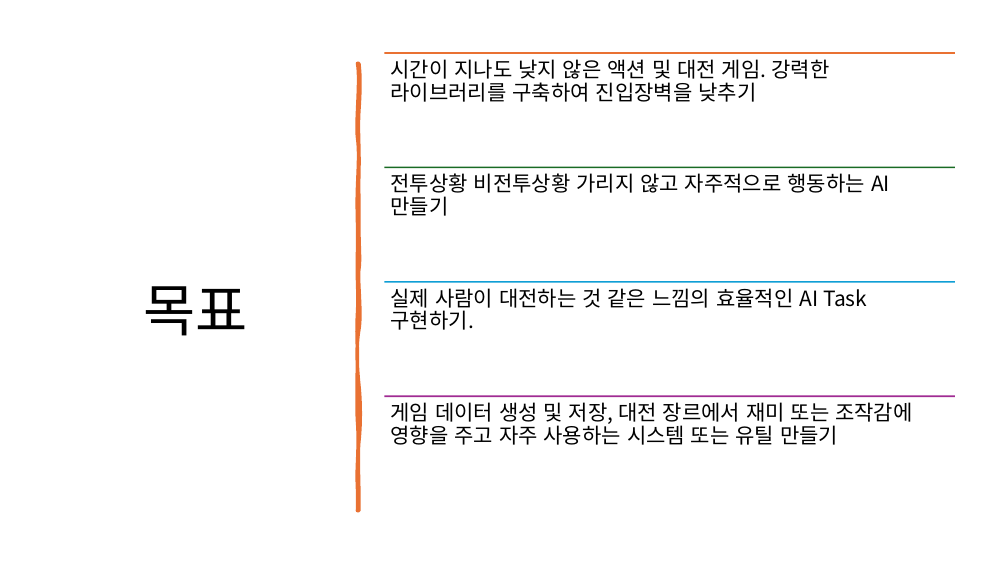
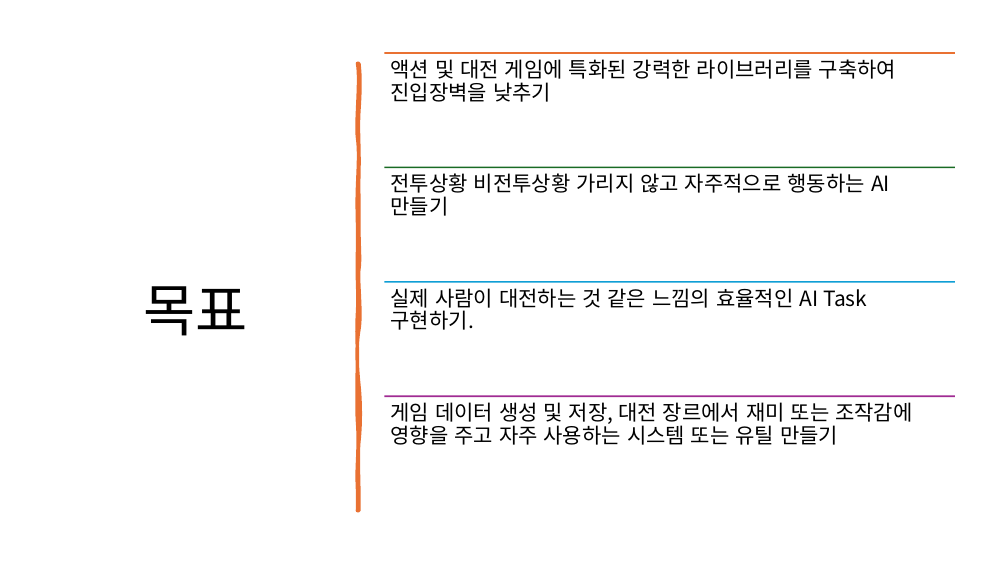
Before and after one commit to pale9876/dandelion_dance, a slide deck: slide 3 of 2401089 손성호 영진전문대 중간과제 제출.pptx. Drawn at 1008x567 pixels with LibreOffice and Linux fonts; fonts in the diff are those of the drawing. Boxes give left, top, right and bottom in pixels: in the first picture for what was removed or moved away, otherwise in the second. Text is boxed around its words. In the diff, an @@ line names an element or a change of style, - is before the commit and + after.

```diff
--- a/2401089 손성호 영진전문대 중간과제 제출.pptx
+++ b/2401089 손성호 영진전문대 중간과제 제출.pptx
@@ text at (x1=391, y1=59, x2=896, y2=102): text changed @@
-시간이 지나도 낮지 않은 액션 및 대전 게임. 강력한 라이브러리를 구축하여 진입장벽을 낮추기
+액션 및 대전 게임에 특화된 강력한 라이브러리를 구축하여 진입장벽을 낮추기
```
